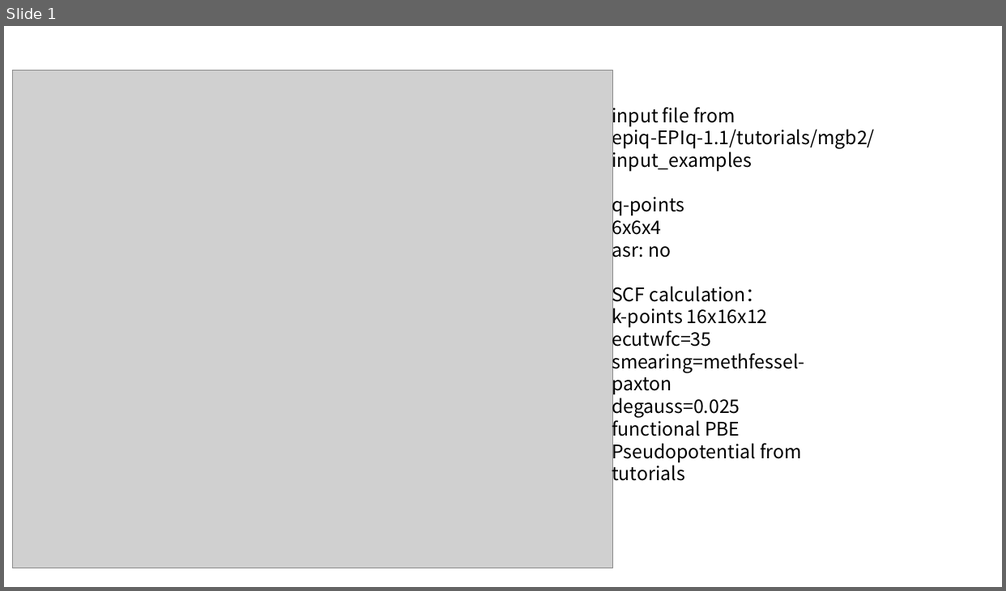
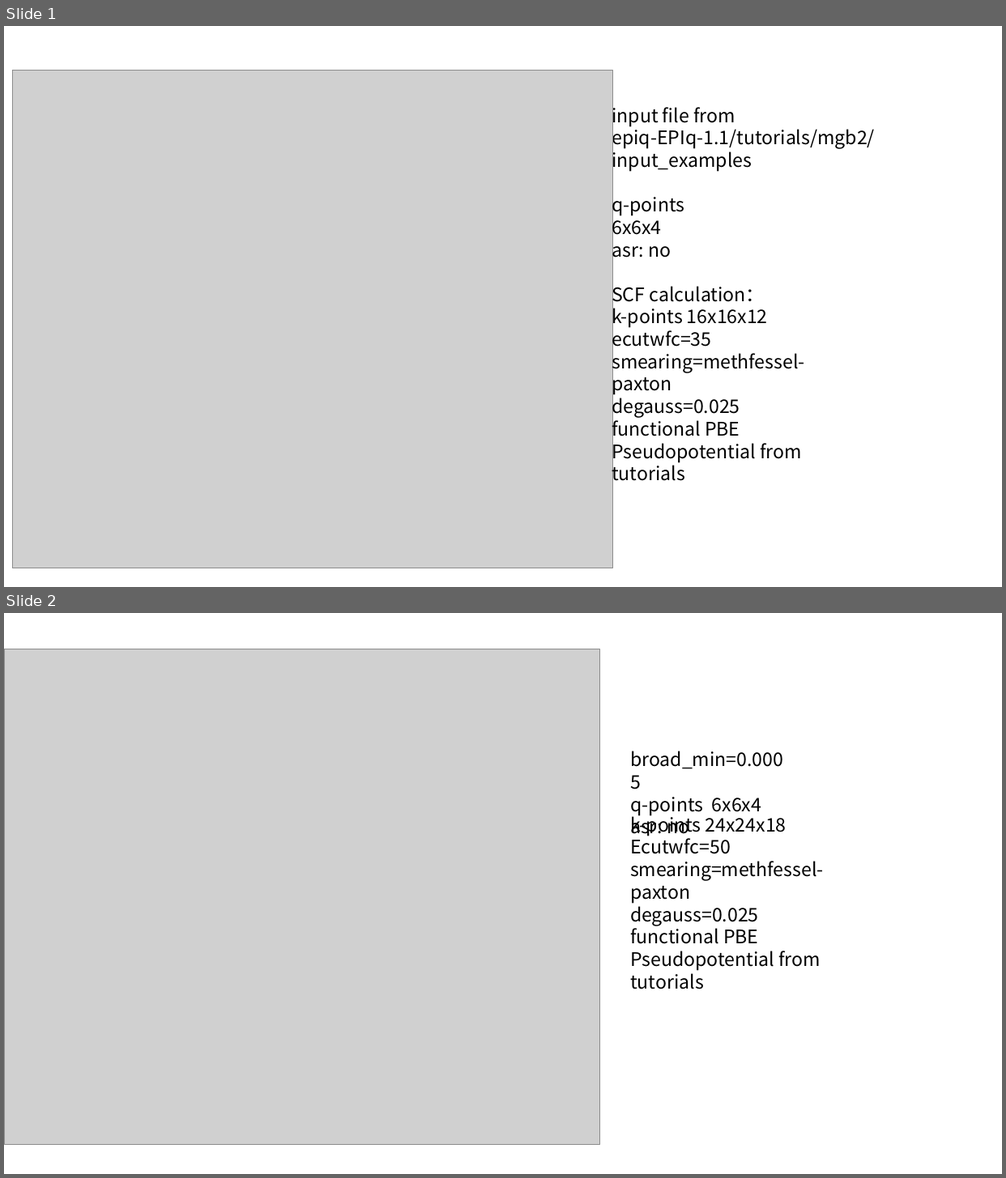
Before and after one commit to yqy1000/non-adiabatic, a slide deck: phonon.pptx. Shown one above the other, each under a label of ours: slide 1 before the commit, slides 1 and 2 after it. The pictures are 1006x591 and 1006x1178 pixels, drawn with LibreOffice and Linux fonts; fonts in the diff are those of the drawing; grey boxes stand for pictures. Boxes give left, top, right and bottom in pixels: in the first picture for what was removed or moved away, otherwise in the second. Text is boxed around its words. In the diff, an @@ line names an element or a change of style, - is before the commit and + after.

```diff
--- a/phonon.pptx
+++ b/phonon.pptx
@@ slide 2 added at <box>4,613,1002,1174</box>, background #FFFFFF @@
@@ picture added at <box>4,649,600,1144</box> @@
@@ text added at <box>630,751,783,837</box>, 18 pt, text #000000 @@
+broad_min=0.0005
+q-points 6x6x4
+asr: no
@@ text added at <box>630,812,823,990</box>, 18 pt, text #000000 @@
+k-points 24x24x18
+Ecutwfc=50
+smearing=methfessel-paxton
+degauss=0.025
+functional PBE
+Pseudopotential from tutorials
```
Also in this commit, not shown: 1 other file.
